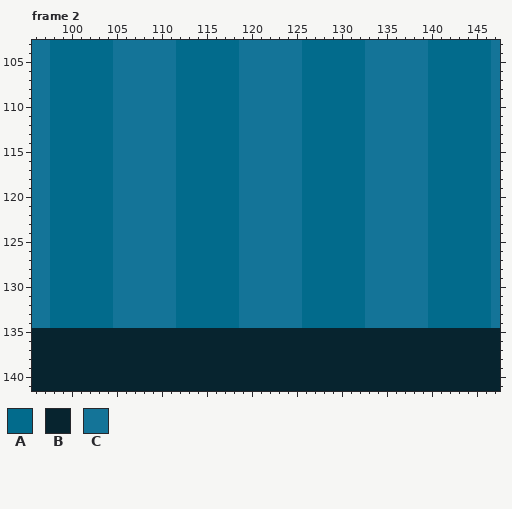
A pixel-art file gets an edit: src/sprites/level0/level0.ase. The picture above is the old version.
320x180 pixels, 8 frames. Colours within 5 levels of each other are drawn and written as one. Shown: frame 2: x 96..147, y 103..141. The commit also changed other frames or places, which this record leaves out.
Visible layers, top first: "Text Buble/buble", "Developer behind the desk surprised/Bott", "Developer behind the desk surprised/Chai", "Developer behind the desk surprised/Comp", "Developer behind the desk surprised/Left", "Developer behind the desk surprised/Righ", "Developer behind the desk surprised/Deve", "Developer behind the desk surprised/Desk", "Stranger/Suitcase", "Stranger/man", "Door/door", "Door/door-border", "Light source", "Blackout", "Frame 1 Background".
Palette (. is transparent): A #026b8c  B #07242f  C #147498
Pixels before, frame 2, first column x 96:
103 CCAAAAAAACCCCCCCAAAAAAACCCCCCCAAAAAAACCCCCCCAAAAAAAC
104 CCAAAAAAACCCCCCCAAAAAAACCCCCCCAAAAAAACCCCCCCAAAAAAAC
105 CCAAAAAAACCCCCCCAAAAAAACCCCCCCAAAAAAACCCCCCCAAAAAAAC
106 CCAAAAAAACCCCCCCAAAAAAACCCCCCCAAAAAAACCCCCCCAAAAAAAC
107 CCAAAAAAACCCCCCCAAAAAAACCCCCCCAAAAAAACCCCCCCAAAAAAAC
108 CCAAAAAAACCCCCCCAAAAAAACCCCCCCAAAAAAACCCCCCCAAAAAAAC
109 CCAAAAAAACCCCCCCAAAAAAACCCCCCCAAAAAAACCCCCCCAAAAAAAC
110 CCAAAAAAACCCCCCCAAAAAAACCCCCCCAAAAAAACCCCCCCAAAAAAAC
111 CCAAAAAAACCCCCCCAAAAAAACCCCCCCAAAAAAACCCCCCCAAAAAAAC
112 CCAAAAAAACCCCCCCAAAAAAACCCCCCCAAAAAAACCCCCCCAAAAAAAC
113 CCAAAAAAACCCCCCCAAAAAAACCCCCCCAAAAAAACCCCCCCAAAAAAAC
114 CCAAAAAAACCCCCCCAAAAAAACCCCCCCAAAAAAACCCCCCCAAAAAAAC
115 CCAAAAAAACCCCCCCAAAAAAACCCCCCCAAAAAAACCCCCCCAAAAAAAC
116 CCAAAAAAACCCCCCCAAAAAAACCCCCCCAAAAAAACCCCCCCAAAAAAAC
117 CCAAAAAAACCCCCCCAAAAAAACCCCCCCAAAAAAACCCCCCCAAAAAAAC
118 CCAAAAAAACCCCCCCAAAAAAACCCCCCCAAAAAAACCCCCCCAAAAAAAC
119 CCAAAAAAACCCCCCCAAAAAAACCCCCCCAAAAAAACCCCCCCAAAAAAAC
120 CCAAAAAAACCCCCCCAAAAAAACCCCCCCAAAAAAACCCCCCCAAAAAAAC
121 CCAAAAAAACCCCCCCAAAAAAACCCCCCCAAAAAAACCCCCCCAAAAAAAC
122 CCAAAAAAACCCCCCCAAAAAAACCCCCCCAAAAAAACCCCCCCAAAAAAAC
123 CCAAAAAAACCCCCCCAAAAAAACCCCCCCAAAAAAACCCCCCCAAAAAAAC
124 CCAAAAAAACCCCCCCAAAAAAACCCCCCCAAAAAAACCCCCCCAAAAAAAC
125 CCAAAAAAACCCCCCCAAAAAAACCCCCCCAAAAAAACCCCCCCAAAAAAAC
126 CCAAAAAAACCCCCCCAAAAAAACCCCCCCAAAAAAACCCCCCCAAAAAAAC
127 CCAAAAAAACCCCCCCAAAAAAACCCCCCCAAAAAAACCCCCCCAAAAAAAC
128 CCAAAAAAACCCCCCCAAAAAAACCCCCCCAAAAAAACCCCCCCAAAAAAAC
129 CCAAAAAAACCCCCCCAAAAAAACCCCCCCAAAAAAACCCCCCCAAAAAAAC
130 CCAAAAAAACCCCCCCAAAAAAACCCCCCCAAAAAAACCCCCCCAAAAAAAC
131 CCAAAAAAACCCCCCCAAAAAAACCCCCCCAAAAAAACCCCCCCAAAAAAAC
132 CCAAAAAAACCCCCCCAAAAAAACCCCCCCAAAAAAACCCCCCCAAAAAAAC
133 CCAAAAAAACCCCCCCAAAAAAACCCCCCCAAAAAAACCCCCCCAAAAAAAC
134 CCAAAAAAACCCCCCCAAAAAAACCCCCCCAAAAAAACCCCCCCAAAAAAAC
135 BBBBBBBBBBBBBBBBBBBBBBBBBBBBBBBBBBBBBBBBBBBBBBBBBBBB
136 BBBBBBBBBBBBBBBBBBBBBBBBBBBBBBBBBBBBBBBBBBBBBBBBBBBB
137 BBBBBBBBBBBBBBBBBBBBBBBBBBBBBBBBBBBBBBBBBBBBBBBBBBBB
138 BBBBBBBBBBBBBBBBBBBBBBBBBBBBBBBBBBBBBBBBBBBBBBBBBBBB
139 BBBBBBBBBBBBBBBBBBBBBBBBBBBBBBBBBBBBBBBBBBBBBBBBBBBB
140 BBBBBBBBBBBBBBBBBBBBBBBBBBBBBBBBBBBBBBBBBBBBBBBBBBBB
141 BBBBBBBBBBBBBBBBBBBBBBBBBBBBBBBBBBBBBBBBBBBBBBBBBBBB
Once edited:
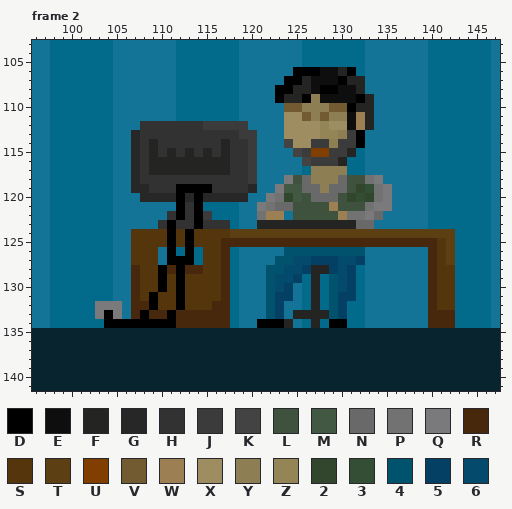
Colours new in this view: D #000000  E #0e0e0e  F #242422  G #272728  H #323233  J #3a3b3a  K #434344  L #3e523d  M #435843  N #69696a  P #727273  Q #7a7a7c  R #47280c  S #55350c  T #5c3f12  U #803e00  V #725b30  W #9c7f53  X #9e8d60  Y #8d7f53  Z #948557  2 #31462d  3 #334e34  4 #00526d  5 #044064  6 #044a6d
What changed:
layer "Developer behind the desk/Desk" now shown
layer "Developer behind the desk/Developer" now shown
layer "Developer behind the desk/Right arm" now shown
layer "Developer behind the desk/Left arm" now shown
layer "Developer behind the desk/Comp" now shown
layer "Developer behind the desk/Chair" now shown
layer "Developer behind the desk/Bottom" now shown
Changed rows in their new state; - is an unchanged pixel.
Frame 2:
first column x 103:
106 ----------------------DDDEEFD-----------
107 ---------------------DDFEEEDFF----------
108 --------------------DDFFEDDEEF----------
109 --------------------DFFDYEEEEDF---------
110 ---------------------VVYYYVVDFF---------
111 ---------------------XXVYVYYEWF---------
112 -----HHHHHHHJJJJJ----XXXXZXXEWF---------
113 ----GHHHHHHHHHHHJJ---XXXXZZYJD----------
114 ----GHFHHHHHHHFHHJ---KXXJJYJJD----------
115 ----GHFHFHFHFHFHHJ----KJUUJJF-----------
116 ----GHFFFFFFFFFHHJ-----KJJJF------------
117 ----GHFFFFFFFFFHHJ------YYYY------------
118 ----GHHHHHHHHHHHHJ---QLNYYYNLLPQ--------
119 ----GGHHHDDDDHHHHG--QMMNNYNNL23PQ-------
120 -----GGGGDGDGGGGG--QP2MLNNNL232PQ-------
121 ---------DHD------QPNNLLLLWLLLPQQ-------
122 --------HDHDJ-----PWW-LLLLLWPPQN--------
123 -------HDHHDHHH---FFFFFFFFFFFNN---------
124 ----SSSSDSDSSSSTTTTTTTTTTTTTTTTTTTTTTTTT
125 ----SSSSDSDSSSRRRRRRRRRRRRRRRRRRRRRRRRST
126 ----SSS-D-D-SSR------444444444-------RST
127 ----SSS-DDD-SSR-----4466555665-------RST
128 ----RSSDRDRRSSR----44665FF565--------RSS
129 ----RSSDSDSSSSR----4665-F-465--------RSS
130 ----RSSDSDSSSSR----465--F-465--------RSS
131 ----RSDSSDSSSSR----455--F-455--------RSS
132 QQQ-RRDSSDSSSRR----45---F-45---------RSS
133 QDQ-RDRRDRRRRRR----45-FFFF45---------RRR
134 -DDDDDDDDRRRRRR---DDDF--F-DD---------RRR
Pixel boxes of the changes (left, top, right, bottom) in both pictures:
changed: (95, 67, 455, 328)
